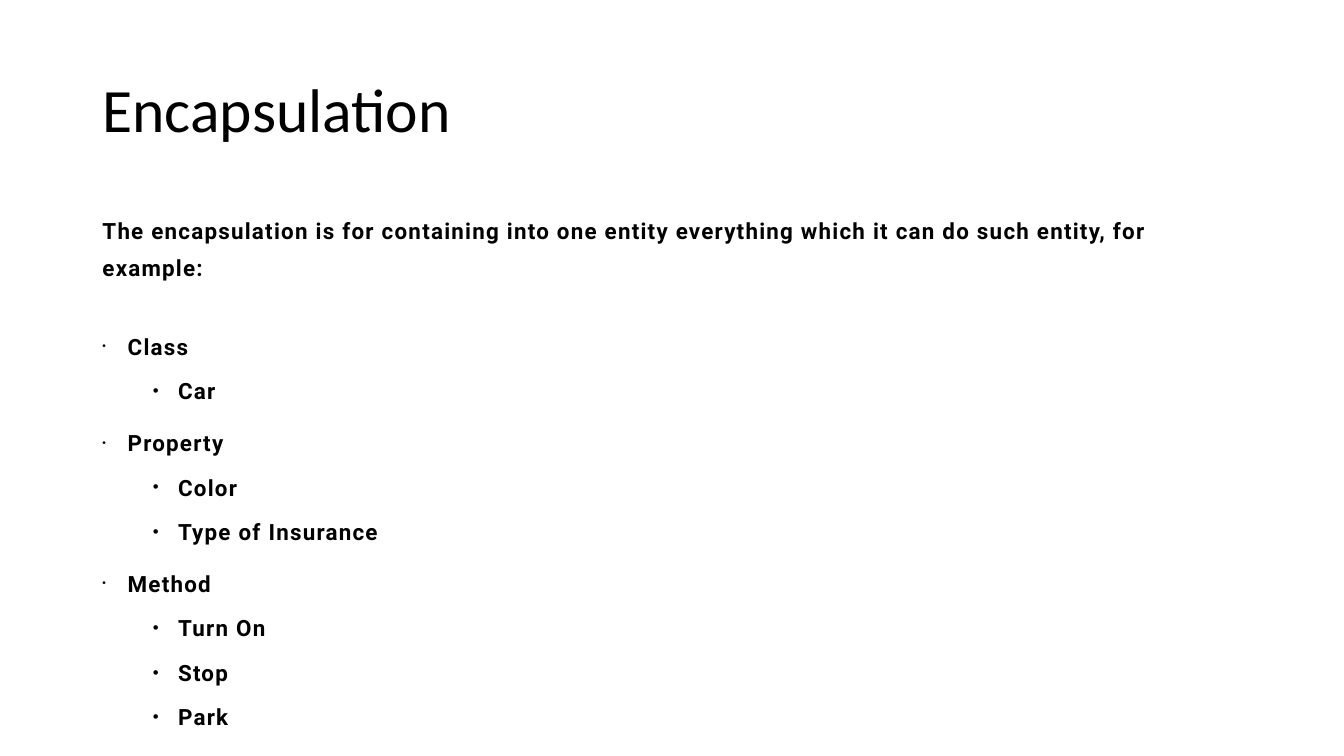
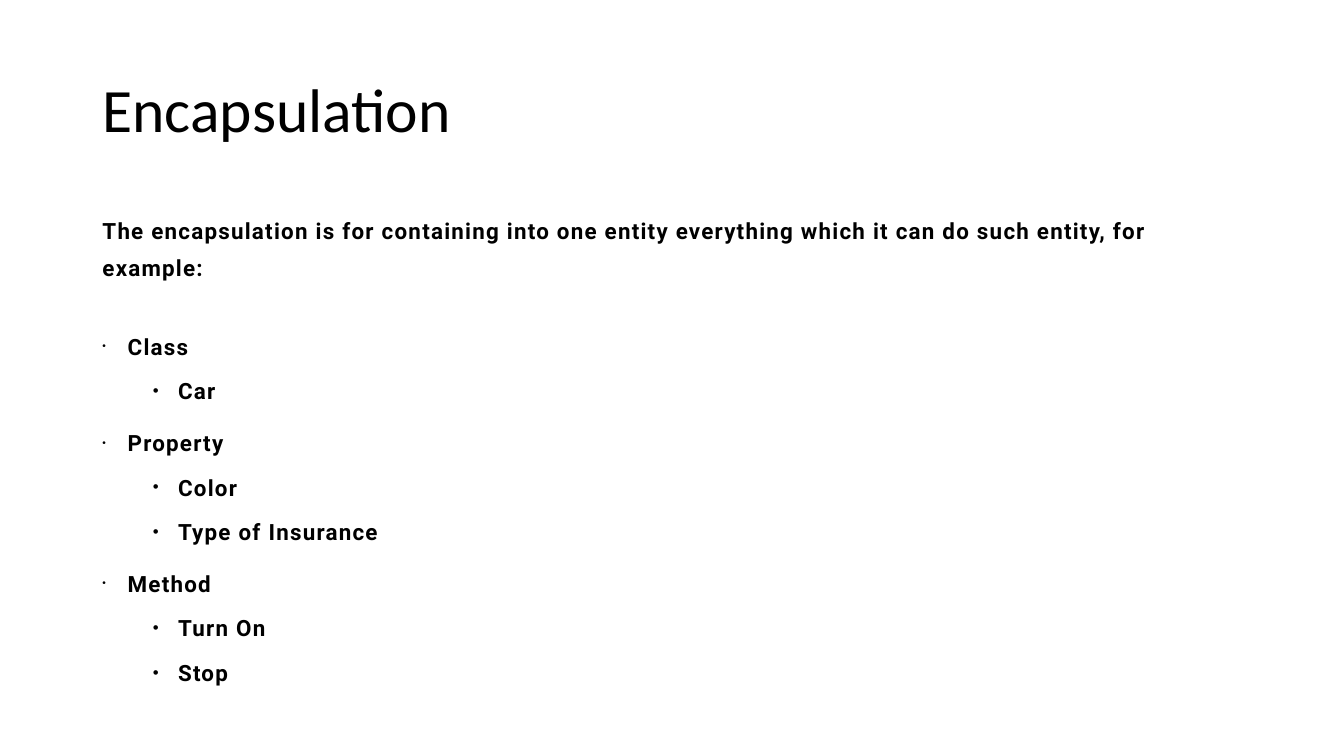
Before and after one commit to abelcondear/course, a slide deck: slide 7 of software-engineer-intro/english/pptx/software-engineer-intro.pptx. Drawn at 1344x756 pixels with LibreOffice and Linux fonts; fonts in the diff are those of the drawing. Boxes give left, top, right and bottom in pixels: in the first picture for what was removed or moved away, otherwise in the second. Text is boxed around its words. In the diff, an @@ line names an element or a change of style, - is before the commit and + after.

```diff
--- a/software-engineer-intro/english/pptx/software-engineer-intro.pptx
+++ b/software-engineer-intro/english/pptx/software-engineer-intro.pptx
@@ text at box(178, 708, 228, 726): paragraph removed @@
-  • Park
```
Also in this commit, not shown: 5 other slides changed, 3 other files.
